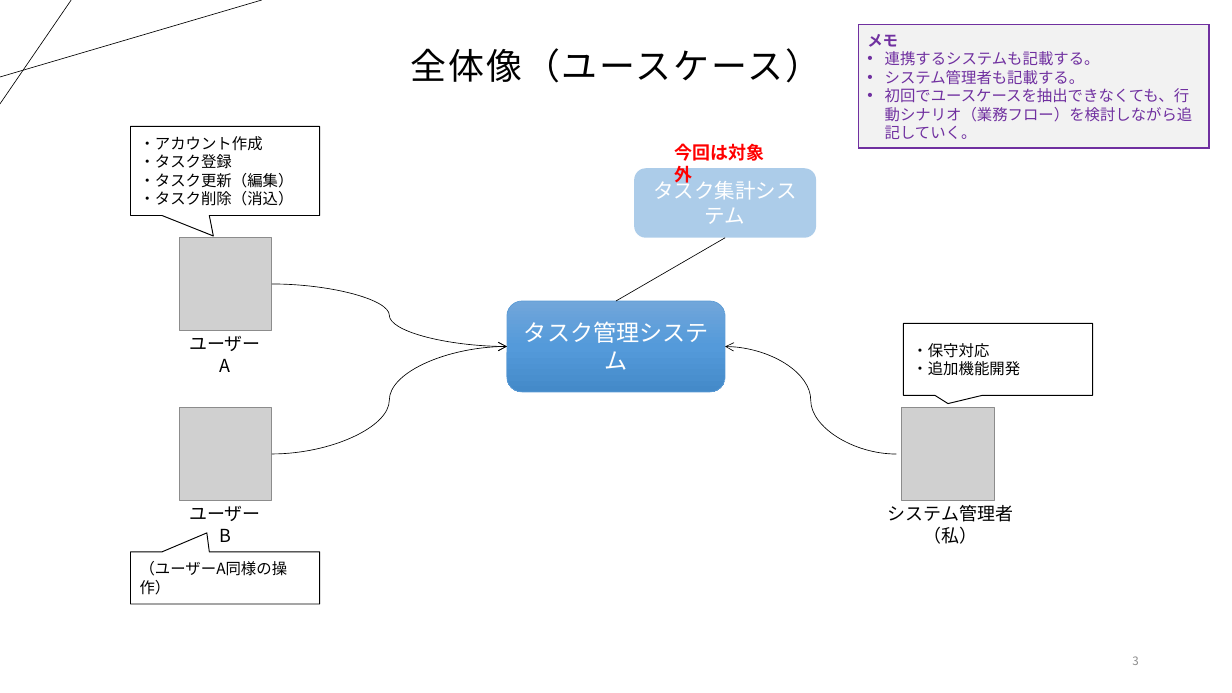
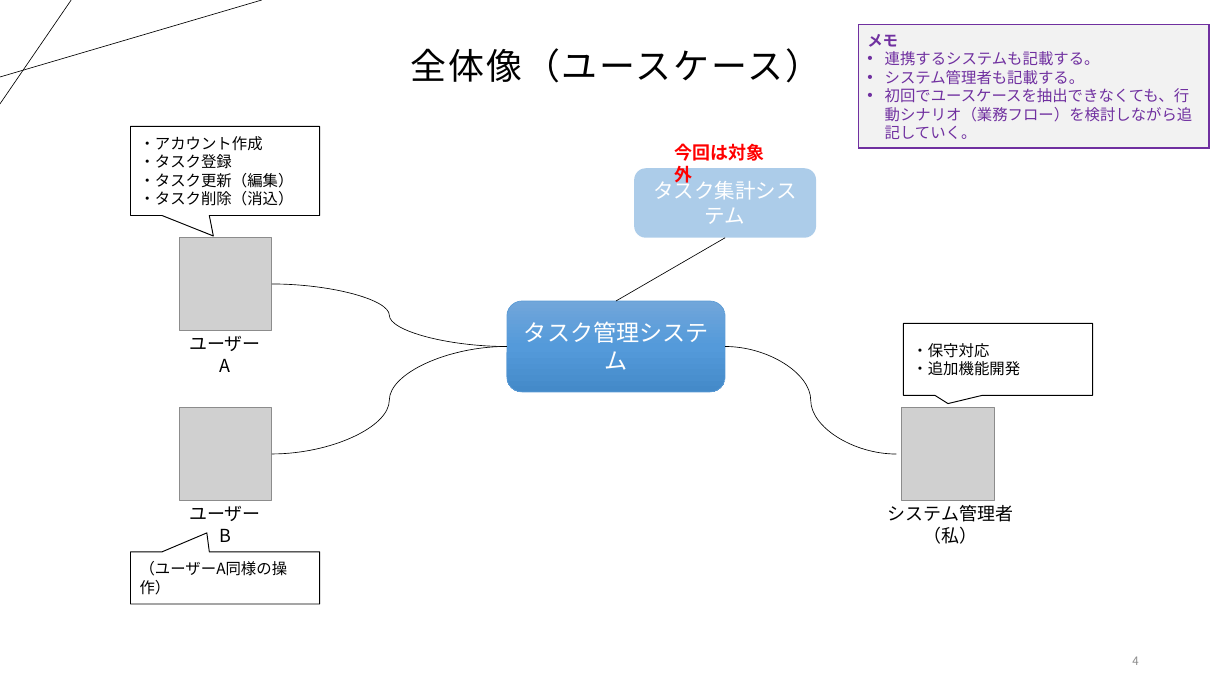
Before and after one commit to atman-33/system-dev-docs, a slide deck: slide 4 of water-fall/10_要件定義/10_タスク管理システム_全体像_v1.0.pptx (slide 3 before the commit). Drawn at 1232x693 pixels with LibreOffice and Linux fonts; fonts in the diff are those of the drawing; grey boxes stand for pictures. Boxes give left, top, right and bottom in pixels: in the first picture for what was removed or moved away, otherwise in the second. Text is boxed around its words. In the diff, an @@ line names an element or a change of style, - is before the commit and + after.

```diff
--- a/water-fall/10_要件定義/10_タスク管理システム_全体像_v1.0.pptx
+++ b/water-fall/10_要件定義/10_タスク管理システム_全体像_v1.0.pptx
@@ curved arrow (272, 284) - (507, 347): curved arrow to curved line @@
@@ curved arrow (272, 454) - (507, 347): curved arrow to curved line @@
@@ curved arrow (897, 454) - (726, 347): curved arrow to curved line @@
@@ page number at [1132, 656, 1138, 665]: text changed @@
-3
+4
```
Also in this commit, not shown: 1 other slide changed, 2 slides added, 4 other files.
